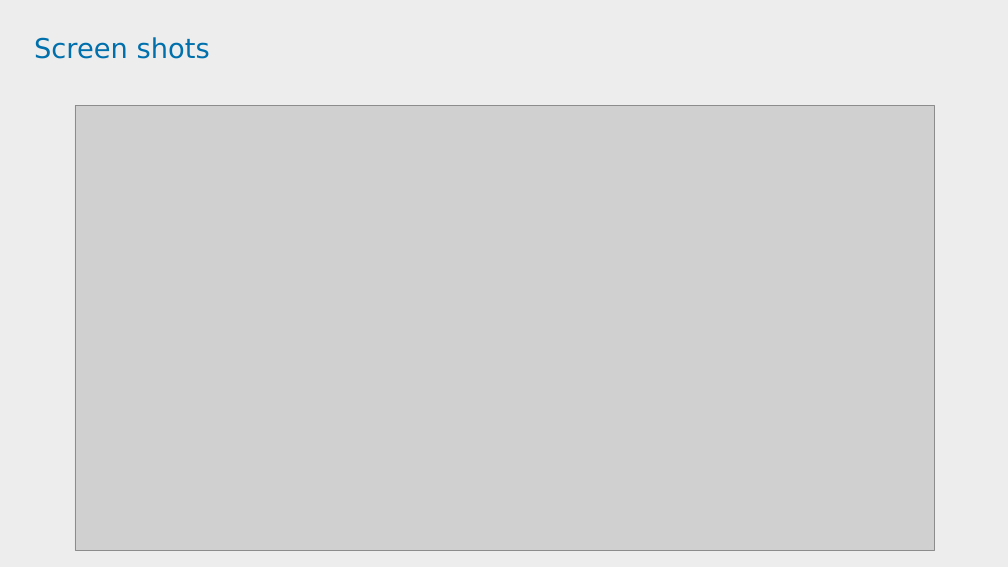
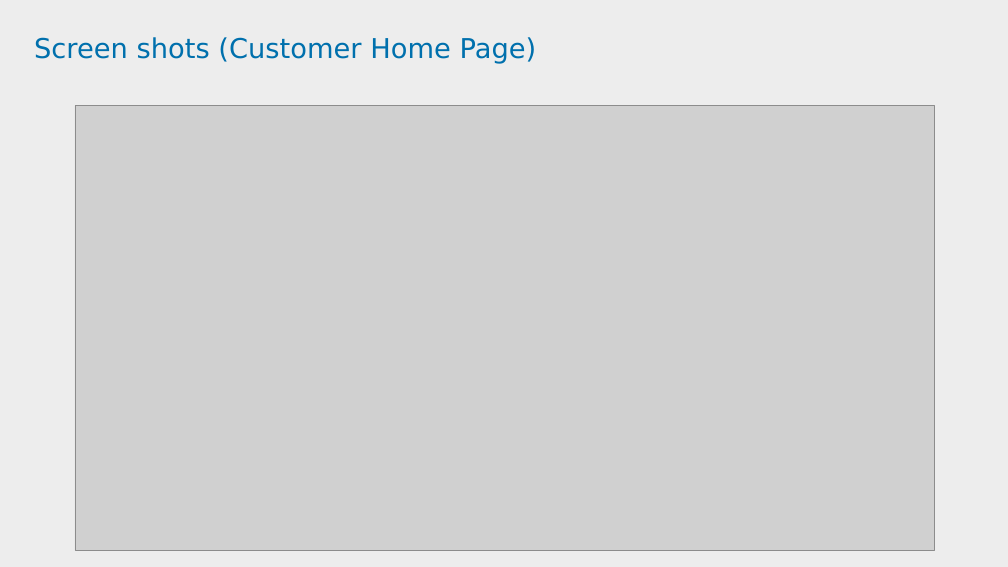
Before and after one commit to tusharp8764/project, a slide deck: slide 13 of Policy Endorsement PPT--FINAL.pptx. Drawn at 1008x567 pixels with LibreOffice and Linux fonts; fonts in the diff are those of the drawing; grey boxes stand for pictures; background and template pictures are left out. Boxes give left, top, right and bottom in pixels: in the first picture for what was removed or moved away, otherwise in the second. Text is boxed around its words. In the diff, an @@ line names an element or a change of style, - is before the commit and + after.

```diff
--- a/Policy Endorsement PPT--FINAL.pptx
+++ b/Policy Endorsement PPT--FINAL.pptx
@@ title at (34,37,537,64): text changed @@
-Screen shots
+Screen shots (Customer Home Page)
```
Also in this commit, not shown: 10 other slides changed, 1 slide added.
